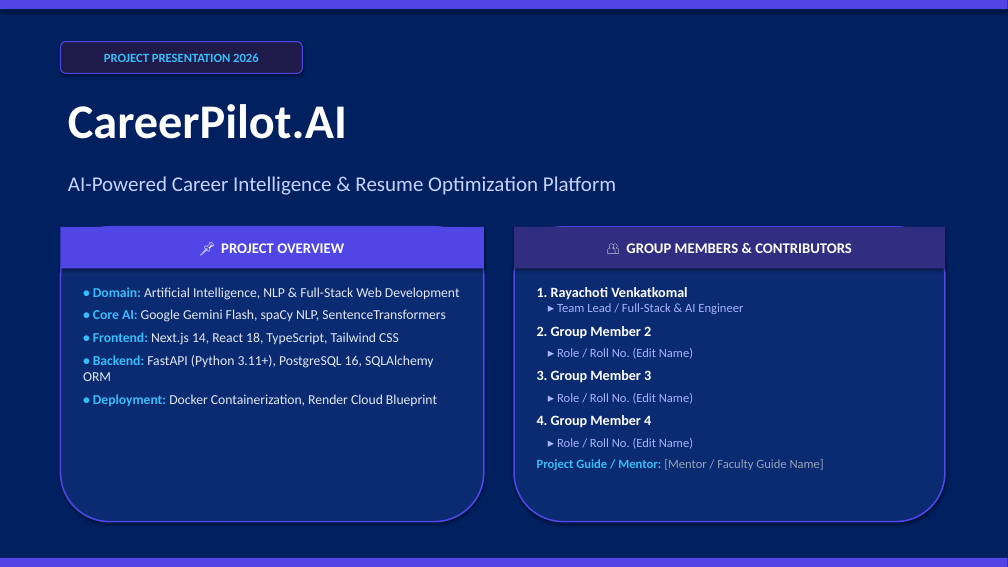
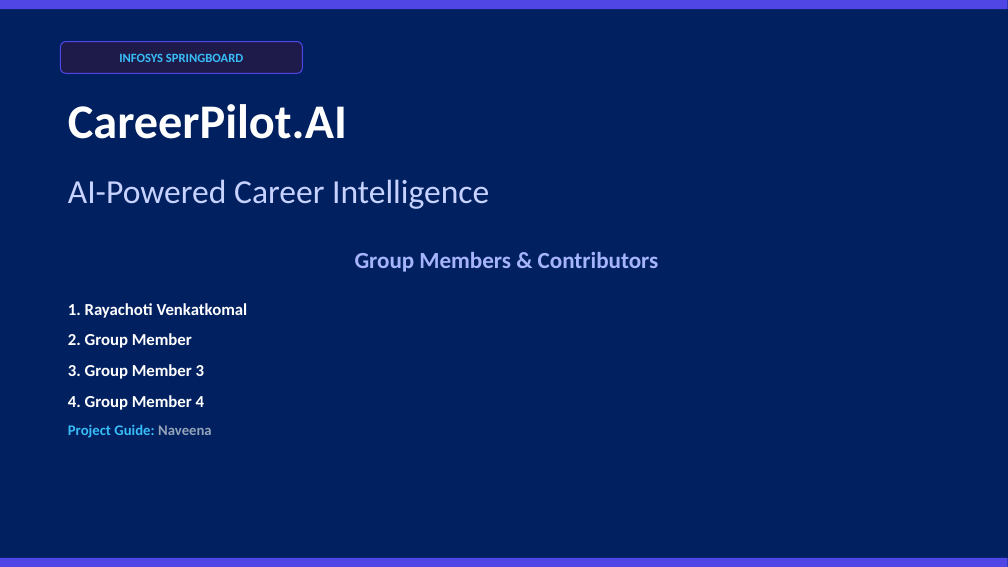
Before and after one commit to vkomal411/Al-Powered-Career-Intelligence, a slide deck: slide 1 of CareerPilot_AI_Presentation.pptx. Drawn at 1008x567 pixels with LibreOffice and Linux fonts; fonts in the diff are those of the drawing. Boxes give left, top, right and bottom in pixels: in the first picture for what was removed or moved away, otherwise in the second. Text is boxed around its words. In the diff, an @@ line names an element or a change of style, - is before the commit and + after.

```diff
--- a/CareerPilot_AI_Presentation.pptx
+++ b/CareerPilot_AI_Presentation.pptx
@@ rectangle at (0, 0, 1008, 9): shadow off @@
@@ rounded rectangle "INFOSYS SPRINGBOARD" at (60, 42, 302, 73): shadow off @@
@@ text in rounded rectangle at (119, 53, 243, 62): text changed @@
-PROJECT PRESENTATION 2026
+INFOSYS SPRINGBOARD
@@ text at (68, 179, 489, 209): text changed; size 20 to 32 pt @@
-AI-Powered Career Intelligence & Resume Optimization Platform
+AI-Powered Career Intelligence
@@ rounded rectangle removed at (60, 227, 484, 522) @@
@@ rectangle removed at (60, 227, 484, 268) @@
-📌 PROJECT OVERVIEW
@@ rounded rectangle removed at (514, 227, 945, 522) @@
@@ text "Group Members & Contributors": place and size @@
-text "Group Members & Contributors" at (514, 227, 945, 268)
+text "Group Members & Contributors" at (355, 252, 659, 272)
@@ text "Group Members & Contributors" at (355, 252, 659, 272): vertical alignment middle to top; fill #312E81 to none; shadow off @@
@@ text at (355, 252, 659, 272): text changed; size 14 to 22 pt; text colour #FFFFFF to #A5B4FC @@
-👥 GROUP MEMBERS & CONTRIBUTORS
+Group Members & Contributors
@@ text removed at (83, 287, 460, 406) @@
-• Domain: Artificial Intelligence, NLP & Full-Stack Web Development
-• Core AI: Google Gemini Flash, spaCy NLP, SentenceTransformers
-• Frontend: Next.js 14, React 18, TypeScript, Tailwind CSS
-• Backend: FastAPI (Python 3.11+), PostgreSQL 16, SQLAlchemy ORM
-• Deployment: Docker Containerization, Render Cloud Blueprint
@@ text at (68, 303, 248, 438): text changed; size 12 to 16 pt; text colour #A5B4FC to #FFFFFF; bold on @@
-1. Rayachoti Venkatkomal
-▸ Team Lead / Full-Stack & AI Engineer
-2. Group Member 2
-▸ Role / Roll No. (Edit Name)
-3. Group Member 3
-▸ Role / Roll No. (Edit Name)
-4. Group Member 4
-▸ Role / Roll No. (Edit Name)
-Project Guide / Mentor: [Mentor / Faculty Guide Name]
+1. Rayachoti Venkatkomal
+2. Group Member
+3. Group Member 3
+4. Group Member 4
+Project Guide: Naveena
```
Also in this commit, not shown: 9 slides added, 12 slides removed, 42 other files.
